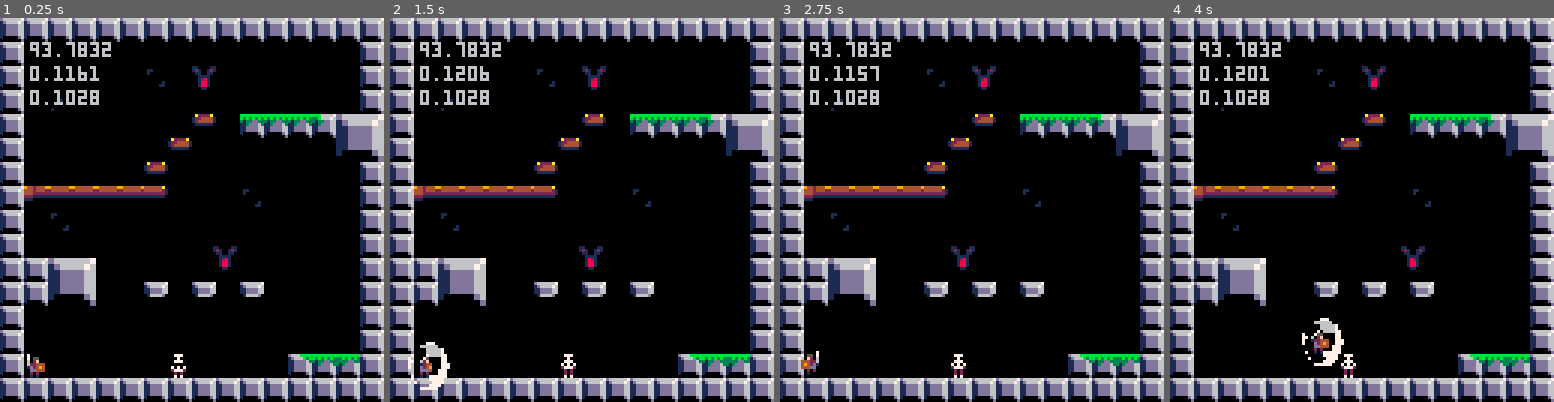
Above: before the commit, frames 1-4 (left to right).
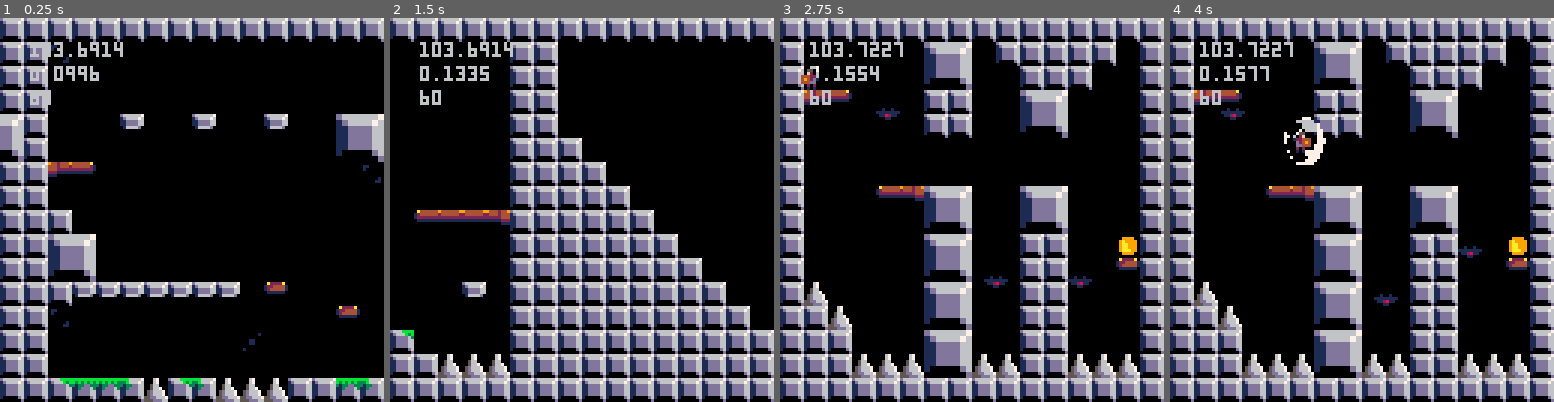
Above: after the commit, the same moments.

Repository: Levrault/pico8-sieur-lacassagne-dungeon
Game: PICO-8 cartridge sieur-lacassagne-dungeon.p8
Same seed, same stepped clock (60 frames per second), same inputs: the game is played once before the commit and once after it.
Inputs:
- Up to frame 1 (0.25 s): no input
- Up to frame 2 (1.5 s): tap O (Z key) at 0.33, 0.7, 1.43 s; tap X (X key) at 1.07 s
- Up to frame 3 (2.75 s): hold Left 1.97-2.37 s; tap X (X key) at 2.07, 2.4, 2.73 s; tap O (Z key) at 2.22 s; hold Down from 2.42 s (still down)
- Up to frame 4 (4 s): release Down at 2.82 s; hold Right 2.87-3.53 s; tap X (X key) at 3.07, 3.4, 3.73 s; tap O (Z key) at 3.1, 3.98 s; hold Up from 3.58 s (still down)

The runs differ from the first frame. In frame 1, 19% of the frame differs, in the area x 0-100%, y 6-100%; in frame 2, 40%, in the area x 0-100%, y 6-97%; in frame 3, 27%; in frame 4, 28%.

Commit message:
feat(level):add level 1 to 8

Diff:
--- a/sieur-lacassagne-dungeon.p8
+++ b/sieur-lacassagne-dungeon.p8
@@ -21,7 +21,7 @@
 
 function _init()
 	gm=make_game_manager()
-	gm:set_level(0)
+	gm:set_level(7)
 
 end
 
@@ -77,57 +77,92 @@
 			self.change_level=true
 		end
 
-		if level==0 then
+		if level==0 then--x[0,128] y[0,128]
 			self.cam_x=0
 			self.cam_y=0
 
-			--bat
-			add(enemies,make_bat(68,80,20))
-			add(enemies,make_bat(68,20,0))
-
-			--skeleton
+			add(enemies,make_bat(68,80,{x=20,y=0}))
+			add(enemies,make_bat(68,20,{x=0,y=0}))
 			add(enemies,make_skeleton(60,116))
-
-			--coin
 			self.coin=make_coin(116,28)
-
-			--player must created last
 			self.player=make_player(12,120)
 
-		elseif level==1 then
+		elseif level==1 then--x[128,256] y[0,128]
 			self.d_cam_x=128
 			self.d_cam_y=0
 
-			--bat
-			add(enemies,make_bat(228,80,10))
-
-			--skeleton
+			add(enemies,make_bat(228,80,{x=10,y=0}))
 			add(enemies,make_spider(238,116))
-
-			--ghost
 			add(enemies,make_ghost(213,20))
-
-			--coin
 			self.coin=make_coin(244,28)
-
-			--player must created last
 			self.player=make_player(140,120)
-		elseif level==2 then
+		elseif level==2 then--x[256,384] y[0,128]
 			self.d_cam_x=256
 			self.d_cam_y=0
 
-			--coin
-			self.coin=make_coin(372,116)
-
-			--ghost
 			add(enemies,make_ghost(273,92))
 			add(enemies,make_ghost(273,44))
-
 			add(enemies,make_ghost(337,92))
 			add(enemies,make_ghost(337,44))
-
-			--player must created last
+			self.coin=make_coin(372,116)
 			self.player=make_player(268,120)
+		elseif level==3 then--x[384,512] y[0,128]
+			self.d_cam_x=384
+			self.d_cam_y=0
+
+			add(enemies,make_spider(473,44))
+			add(enemies,make_spider(450,92))
+			add(enemies,make_spider(490,116))
+			self.coin=make_coin(396,20)
+			self.player=make_player(408,120)
+		elseif level==4 then--x[512,640] y[0,128]
+			self.d_cam_x=512
+			self.d_cam_y=0
+
+			add(enemies,make_ghost(544,70))
+			add(enemies,make_bat(568,70,{x=0,y=10}))
+			add(enemies,make_ghost(593,70))
+			self.coin=make_coin(628,75)
+			self.player=make_player(524,75)
+		elseif level==5 then--x[640,768] y[0,128]
+			self.d_cam_x=640
+			self.d_cam_y=0
+
+			add(enemies,make_spider(700,108))
+			add(enemies,make_skeleton(674,100))
+			add(enemies,make_bat(664,34,{x=0,y=10}))
+			add(enemies,make_bat(688,34,{x=0,y=14}))
+			add(enemies,make_bat(733,90,{x=0,y=18}))
+			self.coin=make_coin(652,28)
+			self.player=make_player(652,100)
+		elseif level==6 then--x[768,896] y[0,128]
+			self.d_cam_x=768
+			self.d_cam_y=0
+
+			add(enemies,make_skeleton(788,44))
+			add(enemies,make_skeleton(796,52))
+			add(enemies,make_skeleton(804,60))
+			add(enemies,make_skeleton(812,68))
+			add(enemies,make_skeleton(820,76))
+			add(enemies,make_skeleton(828,84))
+			add(enemies,make_skeleton(836,92))
+			add(enemies,make_skeleton(844,100))
+			add(enemies,make_skeleton(852,108))
+			add(enemies,make_skeleton(860,116))
+			add(enemies,make_skeleton(868,116))
+			add(enemies,make_skeleton(876,116))
+			self.coin=make_coin(884,116)
+			self.player=make_player(780,36)
+		elseif level==7 then--x[896,1024] y[0,128]
+			self.d_cam_x=896
+			self.d_cam_y=0
+
+			add(enemies,make_bat(924,32,{x=16,y=0}))
+			add(enemies,make_bat(968,64,{x=0,y=44}))
+			add(enemies,make_bat(996,64,{x=0,y=36}))
+
+			self.coin=make_coin(1012,76)
+			self.player=make_player(906,8)
 		end
 	end
 
@@ -218,15 +253,18 @@
 	gm.draw=function(self)
 		print(stat(0),self.cam_x+10,self.cam_y+8)
 		print(stat(1),self.cam_x+10,self.cam_y+16)
-		print(stat(2),self.cam_x+10,self.cam_y+24)
+		print(stat(7),self.cam_x+10,self.cam_y+24)
 		if self.cam_x<self.d_cam_x then
-			self.cam_x +=2
+			self.cam_x +=8
 			camera(self.cam_x, self.cam_y)
 			return
 		elseif self.cam_y<self.d_cam_y then
-			self.cam_y +=2
+			self.cam_y +=8
 			camera(self.cam_x, self.cam_y)
 			return
+		else
+			self.cam_x=self.d_cam_x
+			self.cam_y=self.d_cam_y
 		end
 
 
@@ -276,8 +314,9 @@
 
 	-- physic
 	a.lx=1 --look direction
+	a.ly=1 --look direction
 	a.grav=0.20 --gravity
-	a.speed=85 --accelaration
+	a.speed=65 --accelaration
 	a.air_dcc=0.85 --air decceleration
 
 	--actor state
@@ -431,6 +470,7 @@
 	p.is_blocking=false
 	p.is_jumping=false
 	p.slash_active=false
+	p.max_dx=0.85 --x direction speed
 
 
 	--jump properties
@@ -649,24 +689,6 @@
 	--state
 	e.ap=make_animation_player(anims.a,anims.c)
 	e.name=name
-
-	--make the enemies move
-	e.fly=function(self)
-		if (self.dist==0) return
-
-		if self.dmax<=self.x and self.lx==1 then
-			self.lx=-1
-		elseif self.dmin>=self.x and self.lx==-1 then
-			self.lx=1
-		end
-
-		self:motion(self.lx)
-		self.dx=self.speed*self.lx
-		--limit move speed
-		self.dx=mid(-self.max_dx,self.dx,self.max_dx)
-		self.x+=self.dx
-	end
-
 
 	--should detect pike nearby
 	e.patrol=function(self)
@@ -728,11 +750,44 @@
 		}
 	)
 
-	b.dmin=px-dist
-	b.dmax=px+dist
+	b.x_dmin=px-dist.x
+	b.x_dmax=px+dist.x
+	b.y_dmin=py-dist.y
+	b.y_dmax=py+dist.y
+	b.dist=dist
 	b.speed=60
 	b.max_dx=0.45
-	b.dist=dist
+	b.max_dy=0.45
+
+	--make the enemies move
+	b.fly=function(self)
+		if self.dist.x !=0 then
+			if self.x_dmax<=self.x and self.lx==1 then
+				self.lx=-1
+			elseif self.x_dmin>=self.x and self.lx==-1 then
+				self.lx=1
+			end
+
+			self:motion(self.lx)
+			self.dx=self.speed*self.lx
+			self.dx=mid(-self.max_dx,self.dx,self.max_dx)
+			self.x+=self.dx
+			return
+		end
+
+		if self.dist.y !=0 then
+			if self.y_dmax<=self.y and self.ly==1 then
+				self.ly=-1
+			elseif self.y_dmin>=self.y and self.ly==-1 then
+				self.ly=1
+			end
+
+			self.moving=true
+			self.dy=self.speed*self.ly
+			self.dy=mid(-self.max_dy,self.dy,self.max_dy)
+			self.y+=self.dy
+		end
+	end
 
 	b.update=function(self)
 		self:fly()
@@ -1194,6 +1249,13 @@
 02777200027772000020200000000000000000000000000000000000000000000000000000000000000000000000000000000000000000000000000000000000
 00202000002020000020200000000000000000000000000000000000000000000000000000000000000000000000000000000000000000000000000000000000
 00707000007070000070700000000000000000000000000000000000000000000000000000000000000000000000000000000000000000000000000000000000
+00000000000000000000000000000000000000000000000000000000000000000000000000000000000000000000000000000000000000000000000000000000
+00999900009999000099990000aaaa00000000000000000000000000000000000000000000000000000000000000000000000000000000000000000000000000
+099aaa90099a999009a999900aaaaaa0000000000000000000000000000000000000000000000000000000000000000000000000000000000000000000000000
+0999aa90099aa99009aa99900aaaaaa0000000000000000000000000000000000000000000000000000000000000000000000000000000000000000000000000
+0999aa90099aa99009aa99900aaaaaa0000000000000000000000000000000000000000000000000000000000000000000000000000000000000000000000000
+09999a900999aa9009aaa9900aaaaaa0000000000000000000000000000000000000000000000000000000000000000000000000000000000000000000000000
+00999900009999000099990000aaaa00000000000000000000000000000000000000000000000000000000000000000000000000000000000000000000000000
 __gff__
 0008080808080808080808080808000001010101010104040404000000020202000000000101020202020202000000000000000001010000000000000000000010101010100000000000000000000000101010101000000000000000000000001010101000000000000000000000000010101000000000000000000000000000
 2020202000000000000000000000000000000000000000000000000000000000000000000000000000000000000000000000000000000000000000000000000000000000000000000000000000000000000000000000000000000000000000000000000000000000000000000000000000000000000000000000000000000000
@@ -1202,18 +1264,18 @@
 10000000000000000000000000000010101a0000000000000000000000000010100000000000002425000000000000101000000000000000000000000000001010101010101010101010101010101010100000000000000000000000000000101000000000000000000000000000001010000000000024250010101010100010
 1000000000001a00000000000000001010000000000000000000000000000010100000000000003435000000000000101000000000000000000000000000001010101010101010101010101010101010100000000000000000000000000000101000000000000000000000000000001010000000000034350000101010000010
 10001b000000000000000000000000101000000000000000000000000000001010272824250000242527282425000010101112121410111212121314000000101000000017101c10101010101a001c10100000000000000000000000000000101000000000000000000000000000001010272b00000010100000242500000010
-10000000000000002600121212142425100000001500001500001500002425242500003435000034350000343500001010000000000000000000000000000010100000000000000000101700001a0010101100001500001500000000000000101000000000000000000000000000001010000000000010100000343500000010
+10000000000000002600121212142425100000001500001500001500002425242500003435000034350000343500001010000000000000000000000000260010100000000000000000101700001a0010101100001500001500000000000000101000000000000000000000000000001010000000000010100000343500000010
 1000000000000026000000000000343510000000000000000000000000343534350000242500002425000024250000101000000000000000000000000000001010000000000000000000000000000010101500000000000000000000000000101010000000000000000000000000001010000000000000000000000000000010
-1000000000002600000000000000001010272b00000000000000000000001a10102728343500003435272834350000101000000014161116161011121314101010000000000000000000000000000010100000000000000000150000000000101010100000000000000000000000001010000000000000000000000000000010
+1000000000002600000000000000001010272b00000000000000000000001a10102728343500003435272834350000101000002614161116101011121314101010000000000000000000000000000010100000000000000000150000000000101010100000000000000000000000001010000000000000000000000000000010
 1027292929292b0000001a0000000010100000000000000000000000000000101000002425000024250000242500001010000000101010101010101010101010100000001a00000000000000000000101000000000000000000000000000001010101010000000000000000000000010100000002a2824250000242500000010
-10001a000000000000000000000000101010000000000000000000000000001010000034350000343500003435000010100000000000000000000000000000101000000000000000000000000000001010000000000000000000002a292928101010101010000000000000000000001010000000000034350000343500000010
+10001a000000000000000000000000101010000000000000000000000000001010000034350000343500003435000010100026000000000000000000000000101000000000000000000000000000001010000000000000000000002a292928101010101010000000000000000000001010000000000034350000343500000010
 1000000000000000000000000000001010242500000000000000000000000010102728242500002425272824250000101000000000000000000000000000001010000000000000000000000000000010100000000000000000000000000000101010101010100000000000000000001010000000000024250000101000000010
 10102425000000000000000000000010103435000000000000000000000000101000003435000034350000343500001010000000101000000000000000000010101010000010000010001c1000001010100000000000000000000000000000101010101010101000000000000000001010000000000034350000101000002610
-1010343500001500150015000000001010101515151515151500260000000010100000242500002425000024250000101024251010101000000010101000001010101000001000001000001000001010100000000000000000000000001500101010101010101010000000000000001010160000000024250000101000000010
+1010343500001500150015000000001010101515151515151500260000000010100000242500002425000024250000101024251010101000000010101026001010101000001000001000001000001010100000000000000000000000001500101010101010101010000000000000001010160000000024250000101000000010
 10000000000000000000000000000010101a0000000000000000000000260010102728343500003435272834350000101034351010101011121410101000001010101000001000001000001000001010100000000000000000000000000000101010101010101010100000000000001010101600000034350000101000000010
-100000000000000000000000000000101000000000000000001b00000000002425000024250000000000002425000010100000000000000000000000000000101010101b001000001000001000001010101011131314100000101100000000101010101010101010101000000000001010101000000024250000101000000010
+100000000000000000000000000000101000000000000000001b00000000002425000024250000000000002425000010100000000000000000000000000026101010101b001000001000001000001010101011131314100000101100000000101010101010101010101000000000001010101000000024250000101000000010
 10000000000000000000000011121310100000000000000000000000000000343500003435000000000000343500001010000000000000000000000000000010101010000010001a1000001000001010101010101010101114101010161616101010101010101010101010000000001010101016161634351616101016161610
-1010101010101010101010101010101010111212141611141616161010121410101010242510101616101024251010101010101010101016161610101010101010101016161016161016161016161010101010101010101010101010101010101010101010101010101010101010101010101010101010101010101010101010
+1010101010101010101010101010101010111212141611141616161010121410101010242510101616101024251010101010101010101016101610101010101010101016161016161016161016161010101010101010101010101010101010101010101010101010101010101010101010101010101010101010101010101010
 1010101010101010101010101010101010101010101010101010101010101010101010343510101010101034351010101010101010101010101010101010101010101010101010101010101010101010101010101010101010101010101010101010101010101010101010101010101010101010101010101010101010101010
 1000001010000000001010000000001010000000000000000000000000000010100000000000000000000000000000101000000000000000000000000000001010000000000000000000000000000010100000000000000000000000000000101000000000000000000000000000001010000000000000000000000000000010
 1010001010000000001010000000001010000000000000000000000000000010100000000000000000000000000000101000000000000000000000000000001010000000000000000000000000000010100000000000000000000000000000101000000000000000000000000000001010000000000000000000000000000010
